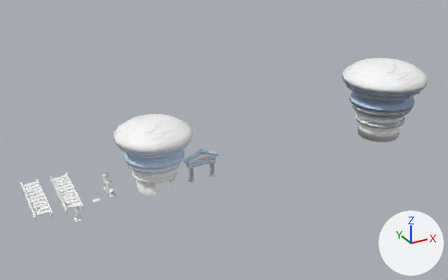
The Blender file Blender/Obstacles_Buildings/GreekPillar.blend: old version first, new version second.
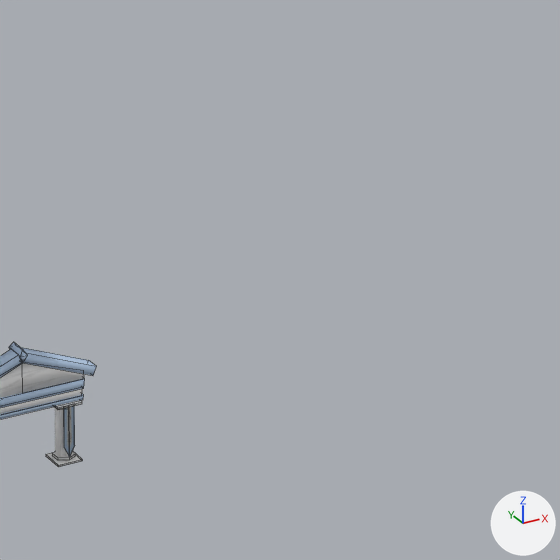
Each version appears first whole from a 50 mm camera at (-101.6, -254.3, 143.8) aimed at (40.5, 4.1, 14.7), and next in a close-up on the part from 44% to 72% of the width and 25% to 71% of the height. Lighting does not change. The marker at lower right points along +X, +Y and +Z. The first two pictures are the older version. The close-ups show mesh edges as thin lines.
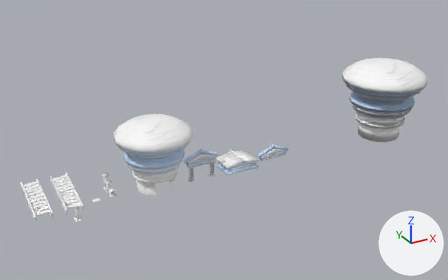
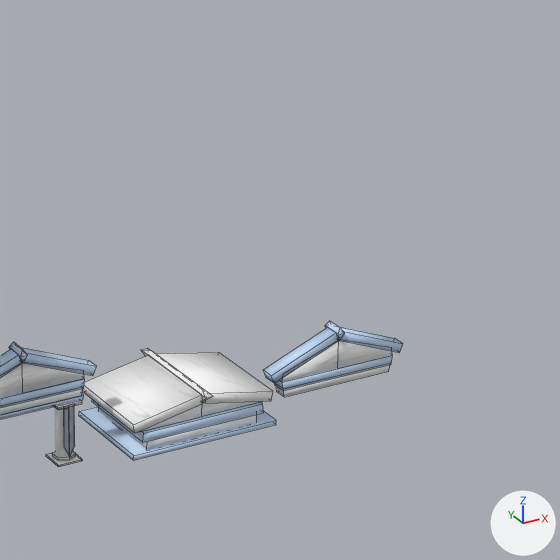
Pixel boxes [x1, y1, x2, y2] of what changed, in the close-ups (560 x 560 px):
'Cube.019', added: after [79, 348, 276, 460]
    faces in mat_material_001 (picture img_marble_texture_jpeg): [83, 348, 273, 449]
    faces in mat_material (picture img_marble_alt_tex_copy_jpg): [79, 399, 276, 460]
'Cube.018', added: after [263, 321, 403, 397]
    faces in mat_material (picture img_marble_alt_tex_copy_jpg): [263, 321, 403, 391]
    faces in mat_material_001 (picture img_marble_texture_jpeg): [276, 341, 392, 397]

Diff of the bpy script that builds the scene:
```diff
--- a/Blender/Obstacles_Buildings/GreekPillar.blend.py
+++ b/Blender/Obstacles_Buildings/GreekPillar.blend.py
@@ me_cube_021 @@
+me_cube_021.from_pydata(...)  # 60 vertices, 48 faces; spans x -9.8..9.8, y -7.5..8.0, z -0.1..6.6
+me_cube_021.polygons.foreach_set('use_smooth', [True] * 48)
+# faces by material slot: [12, 36]
+me_cube_021.materials.append(mat_material)  # picture img_marble_alt_tex_copy_jpg
+me_cube_021.materials.append(mat_material_001)  # picture img_marble_texture_jpeg
@@ me_cube_001 @@
+me_cube_001.from_pydata(...)  # 52 vertices, 42 faces; spans x -9.6..9.6, y -1.5..1.5, z 0.0..7.7
+me_cube_001.polygons.foreach_set('use_smooth', [True] * 42)
+# faces by material slot: [16, 26]
+me_cube_001.materials.append(mat_material_001)  # picture img_marble_texture_jpeg
+me_cube_001.materials.append(mat_material)  # picture img_marble_alt_tex_copy_jpg
@@ ob_cube_019 @@
+ob_cube_019 = bpy.data.objects.new('Cube.019', me_cube_021)
+ob_cube_019.location = (46.3, 0.0, 0.0)
@@ ob_cube_018 @@
+ob_cube_018 = bpy.data.objects.new('Cube.018', me_cube_001)
+ob_cube_018.location = (68.5, 0.0, 0.0)
```
